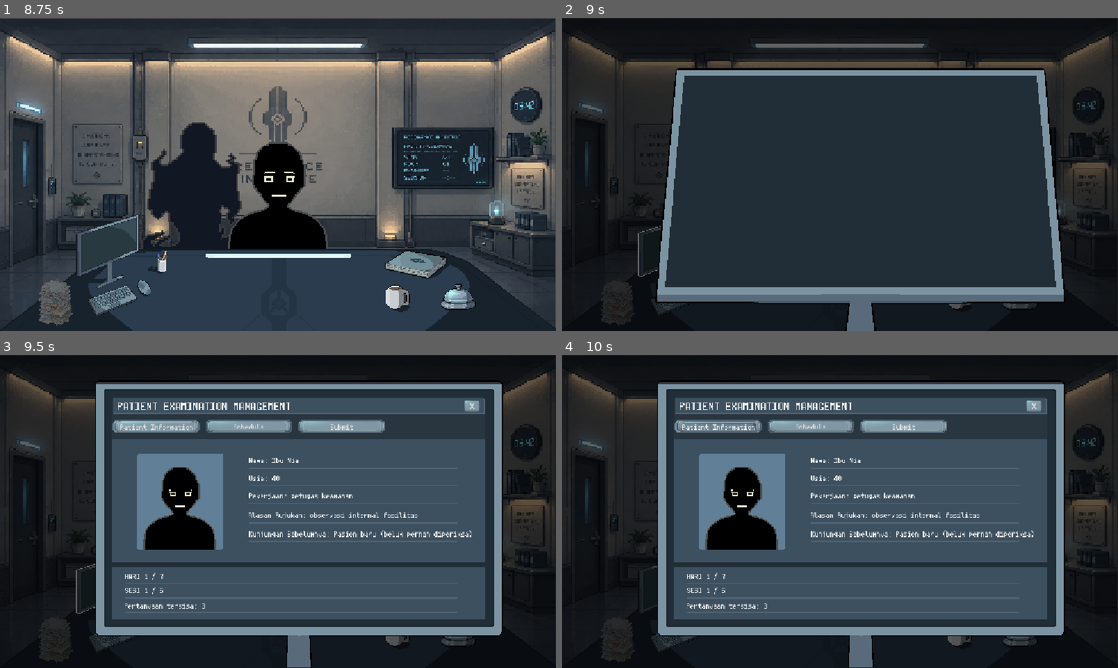
Above: before the commit, frames 1-4 (two rows, left to right).
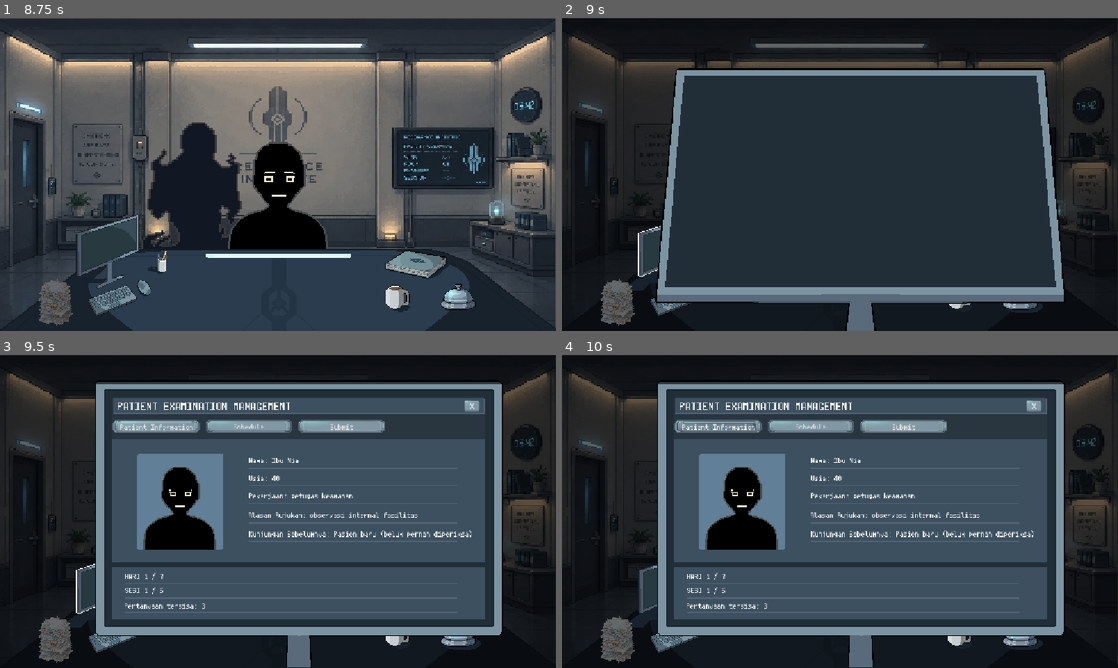
Above: after the commit, the same moments.

Repository: AzkaLufthansa/coral-memory
Game: Godot game, scene res://Scenes/Menu/main_menu.tscn
Same seed, same stepped clock (60 frames per second), same inputs: the game is played once before the commit and once after it. Sound files missing from this copy of the repository are replaced by a short silence.
Inputs (mouse positions are in pixels of both pictures, inside the frame that each line leads up to):
- Up to frame 1 (8.75 s): click (166, 190) at 0.5 s; move the mouse to (250, 237) at 1.27 s; click (250, 237) at 1.42 s; move the mouse to (444, 221) at 2.02 s; click (444, 221) at 2.17 s; move the mouse to (111, 127) at 2.77 s; click (111, 127) at 2.92 s; move the mouse to (305, 174) at 3.52 s; click (305, 174) at 3.67 s; click (100, 252) at 4.25 s; click (417, 265) at 5 s; click (461, 299) at 5.75 s; click (100, 252) at 6.5 s; click (417, 265) at 7.25 s; click (461, 299) at 8 s
- Up to frame 2 (9 s): click (662, 252) at 8.75 s
- Up to frame 3 (9.5 s): no input
- Up to frame 4 (10 s): click "Patient Information" at 9.5 s

Frame 1 is identical in both runs. In frame 2, 1.8% of the frame differs, in the area x 7-87%, y 66-99%; in frame 3, 2.0%; in frame 4, 2.0%.

Commit message:
add soundtrack, refactor main scene

Diff:
--- a/Scenes/Menu/pause_menu.tscn
+++ b/Scenes/Menu/pause_menu.tscn
@@ -238,6 +238,7 @@
 
 [node name="SFX_Click" type="AudioStreamPlayer" parent="." unique_id=1348011616]
 stream = ExtResource("3_jnmi5")
+bus = &"SFX"
 
 [connection signal="pressed" from="ColorRect/Main/Resume" to="." method="_on_resume_pressed"]
 [connection signal="pressed" from="ColorRect/Main/Setting" to="." method="_on_setting_pressed"]
--- a/Scenes/main.gd
+++ b/Scenes/main.gd
@@ -25,10 +25,17 @@
 var game_over_screen: Control
 var ui_dim: ColorRect
 
+var pause_menu: CanvasLayer
+
 var current_patient: PatientData = null
 var _report_submitted := false
 
 var _bgm: AudioStreamPlayer
+var _bgm_pause: AudioStreamPlayer
+var _bgm_transition: AudioStreamPlayer
+var _bgm_tense: AudioStreamPlayer
+var _bgm_tense_pause: AudioStreamPlayer
+var _bgm_tense_transition: AudioStreamPlayer
 var _sfx_footsteps: AudioStreamPlayer
 var _sfx_door: AudioStreamPlayer
 
@@ -50,26 +57,15 @@
 
 func _build_ui() -> void:
 	# Layer 1: objek kantor (meja, tombol-tombol) + overlay gelap.
-	var ui_layer := CanvasLayer.new()
-	ui_layer.name = "UI"
-	add_child(ui_layer)
-
-	ui_dim = ColorRect.new()
-	ui_dim.color = Color(0, 0, 0, 0.6)
-	ui_dim.mouse_filter = Control.MOUSE_FILTER_IGNORE
-	ui_dim.set_anchors_preset(Control.PRESET_FULL_RECT)
-	ui_dim.visible = false
-	ui_layer.add_child(ui_dim)
+	var ui_layer := $UILayer
+	ui_dim = $UILayer/UIDim
 
 	office = OfficeScene.instantiate()
 	ui_layer.add_child(office)
 
 	# Layer 2: panel interaktif (monitor, buku, transisi, dst) agar selalu
 	# tampil di atas objek kantor.
-	var panels_layer := CanvasLayer.new()
-	panels_layer.name = "Panels"
-	panels_layer.layer = 2
-	add_child(panels_layer)
+	var panels_layer := $Panels
 
 	file_panel = FileScene.instantiate()
 	file_panel.visible = false
@@ -99,29 +95,30 @@
 	game_over_screen.visible = false
 	panels_layer.add_child(game_over_screen)
 
+	# Layer 999: pause menu
+	var pause_menu = $PauseMenu
+	pause_menu.game_paused.connect(_on_game_paused)
+	pause_menu.game_resumed.connect(_on_game_resumed)
+
+func _on_game_paused() -> void:
+	AudioServer.set_bus_mute(AudioServer.get_bus_index("Music"), true)
+	AudioServer.set_bus_mute(AudioServer.get_bus_index("Music_Paused"), false)
+
+func _on_game_resumed() -> void:
+	AudioServer.set_bus_mute(AudioServer.get_bus_index("Music"), false)
+	AudioServer.set_bus_mute(AudioServer.get_bus_index("Music_Paused"), true)
+
 func _build_bgm() -> void:
-	_bgm = AudioStreamPlayer.new()
-	_bgm.stream = SfxUtil.first_available([
-		"res://Assets/Audio/Music/CozyTunes/Sunlight Through Leaves.ogg",
-		"res://Assets/SFX/langkah_kaki.mp3",
-	])
-	_bgm.bus = "Music"
-	add_child(_bgm)
+	_bgm = $GameBGM
+	_bgm_pause = $GameBGMPause
+	_bgm_transition = $GameBGMTransition
+	_bgm_tense = $TenseBGM
+	_bgm_tense_pause = $TenseBGMPause
+	_bgm_tense_transition = $TenseBGMTransition
 
 func _build_sfx() -> void:
-	_sfx_footsteps = AudioStreamPlayer.new()
-	_sfx_footsteps.stream = SfxUtil.first_available([
-		"res://Assets/Audio/SFX langkah kaki 1x bunyi.mp3",
-		"res://Assets/SFX/langkah_kaki.mp3",
-	])
-	add_child(_sfx_footsteps)
-
-	_sfx_door = AudioStreamPlayer.new()
-	_sfx_door.stream = SfxUtil.first_available([
-		"res://Assets/Audio/SFX buka tutup kunci pintu.mp3",
-		"res://Assets/SFX/pintu_terbuka.mp3",
-	])
-	add_child(_sfx_door)
+	_sfx_footsteps = $EnterSFX
+	_sfx_door = $EnterSFX2
 
 
 func _setup_signals() -> void:
@@ -157,8 +154,9 @@
 
 func _on_day_started(day: int) -> void:
 	day_transition.show_day(day)
-	if _bgm:
-		AudioFade.fade_in(_bgm)
+	if _bgm and _bgm_pause:
+		AudioFade.fade_in(_bgm, 4)
+		_bgm_pause.play()
 
 
 func _on_session_started(patient: PatientData, session_index: int, total_sessions: int) -> void:
--- a/Scenes/main.tscn
+++ b/Scenes/main.tscn
@@ -2,6 +2,12 @@
 
 [ext_resource type="Script" uid="uid://bv3ghj308xmv5" path="res://Scenes/main.gd" id="1_main"]
 [ext_resource type="PackedScene" uid="uid://ctgbe0qkspuke" path="res://Scenes/Menu/pause_menu.tscn" id="2_bo1nx"]
+[ext_resource type="AudioStream" uid="uid://bsybukq5dq1pa" path="res://Assets/Audio/Music/Game.wav" id="3_344ge"]
+[ext_resource type="AudioStream" uid="uid://1owc8moqox0c" path="res://Assets/Audio/Music/Game_Pause.wav" id="4_ynf5e"]
+[ext_resource type="AudioStream" uid="uid://cv8bloicui4a3" path="res://Assets/Audio/Music/Game_Day_Transition.wav" id="5_hptm8"]
+[ext_resource type="AudioStream" uid="uid://cll2og4ckwern" path="res://Assets/Audio/Music/Tense.wav" id="6_d1ilt"]
+[ext_resource type="AudioStream" uid="uid://dh83jt5ys0da3" path="res://Assets/Audio/Music/Tense_Pause.wav" id="7_6iyac"]
+[ext_resource type="AudioStream" uid="uid://du67paxx7msfk" path="res://Assets/Audio/Music/Tense_Day_Transition.wav" id="8_fdnlq"]
 
 [node name="EchoExaminer" type="Node2D" unique_id=1528150081]
 script = ExtResource("1_main")
@@ -9,3 +15,54 @@
 [node name="PauseMenu" parent="." unique_id=967780085 instance=ExtResource("2_bo1nx")]
 layer = 128
 visible = false
+
+[node name="UILayer" type="CanvasLayer" parent="." unique_id=451942922]
+
+[node name="UIDim" type="ColorRect" parent="UILayer" unique_id=420500964]
+visible = false
+anchors_preset = 15
+anchor_right = 1.0
+anchor_bottom = 1.0
+grow_horizontal = 2
+grow_vertical = 2
+mouse_filter = 2
+color = Color(0, 0, 0, 0.6)
+
+[node name="Panels" type="CanvasLayer" parent="." unique_id=513672440]
+layer = 2
+
+[node name="GameBGM" type="AudioStreamPlayer" parent="." unique_id=1882937043]
+process_mode = 3
+stream = ExtResource("3_344ge")
+bus = &"Music"
+
+[node name="GameBGMPause" type="AudioStreamPlayer" parent="." unique_id=427197937]
+process_mode = 3
+stream = ExtResource("4_ynf5e")
+bus = &"Music_Paused"
+
+[node name="GameBGMTransition" type="AudioStreamPlayer" parent="." unique_id=594414129]
+process_mode = 3
+stream = ExtResource("5_hptm8")
+bus = &"Music_Transition"
+
+[node name="TenseBGM" type="AudioStreamPlayer" parent="." unique_id=510870880]
+process_mode = 3
+stream = ExtResource("6_d1ilt")
+bus = &"Music"
+
+[node name="TenseBGMPause" type="AudioStreamPlayer" parent="." unique_id=1592050147]
+process_mode = 3
+stream = ExtResource("7_6iyac")
+bus = &"Music_Paused"
+
+[node name="TenseBGMTransition" type="AudioStreamPlayer" parent="." unique_id=710707490]
+process_mode = 3
+stream = ExtResource("8_fdnlq")
+bus = &"Music_Transition"
+
+[node name="EnterSFX" type="AudioStreamPlayer" parent="." unique_id=84225140]
+bus = &"SFX"
+
+[node name="EnterSFX2" type="AudioStreamPlayer" parent="." unique_id=746000311]
+bus = &"SFX"
--- a/Scripts/Menu/pause_menu.gd
+++ b/Scripts/Menu/pause_menu.gd
@@ -1,4 +1,7 @@
 extends CanvasLayer
+
+signal game_paused
+signal game_resumed
 
 var in_settings: bool = false
 
@@ -10,11 +13,16 @@
 	$Settings/Music/Value.text = str(int(UserSettings.music_volume * 10))
 
 func toggle_pause() -> void:
+	$SFX_Click.play()
 	if in_settings:
 		$Settings.visible = false
 		$ColorRect/Main.visible = true
 	visible = not visible
 	get_tree().paused = not get_tree().paused
+	if get_tree().paused:
+		game_paused.emit()
+	else:
+		game_resumed.emit()
 
 func _unhandled_input(event: InputEvent) -> void:
 	if event.is_action_pressed("ui_cancel"):
@@ -23,7 +31,6 @@
 			$Button.visible = false
 
 func _on_button_pressed():
-	$SFX_Click.play()
 	toggle_pause()
 	$Button.visible = false
 
--- a/default_bus_layout.tres
+++ b/default_bus_layout.tres
@@ -1,15 +1,27 @@
 [gd_resource type="AudioBusLayout" format=3 uid="uid://cpj77waayci2p"]
 
 [resource]
-bus/1/name = &"Music"
+bus/1/name = &"SFX"
 bus/1/solo = false
 bus/1/mute = false
 bus/1/bypass_fx = false
-bus/1/volume_db = 0.0
+bus/1/volume_db = -3.284201
 bus/1/send = &"Master"
-bus/2/name = &"SFX"
+bus/2/name = &"Music"
 bus/2/solo = false
 bus/2/mute = false
 bus/2/bypass_fx = false
-bus/2/volume_db = -3.284201
+bus/2/volume_db = 0.0
 bus/2/send = &"Master"
+bus/3/name = &"Music_Paused"
+bus/3/solo = false
+bus/3/mute = true
+bus/3/bypass_fx = false
+bus/3/volume_db = 0.0
+bus/3/send = &"Master"
+bus/4/name = &"Music_Transition"
+bus/4/solo = false
+bus/4/mute = true
+bus/4/bypass_fx = false
+bus/4/volume_db = 0.0
+bus/4/send = &"Master"
Not shown, added: Assets/Audio/Music/Bad_Ending.wav.import
Not shown, added: Assets/Audio/Music/Game.wav.import
Not shown, added: Assets/Audio/Music/Game_Day_Transition.wav.import
Not shown, added: Assets/Audio/Music/Game_Pause.wav.import
Not shown, added: Assets/Audio/Music/Good_Ending.wav.import
Not shown, added: Assets/Audio/Music/Main_Menu.wav.import
Not shown, added: Assets/Audio/Music/Tense.wav.import
Not shown, added: Assets/Audio/Music/Tense_Day_Transition.wav.import
Not shown, added: Assets/Audio/Music/Tense_Pause.wav.import
Not shown, added: Assets/Audio/Music/Tutorial.wav.import
Not shown, added: Assets/Audio/Music/Bad_Ending.wav
Not shown, added: Assets/Audio/Music/Game.wav
(and 9 more such lines)
